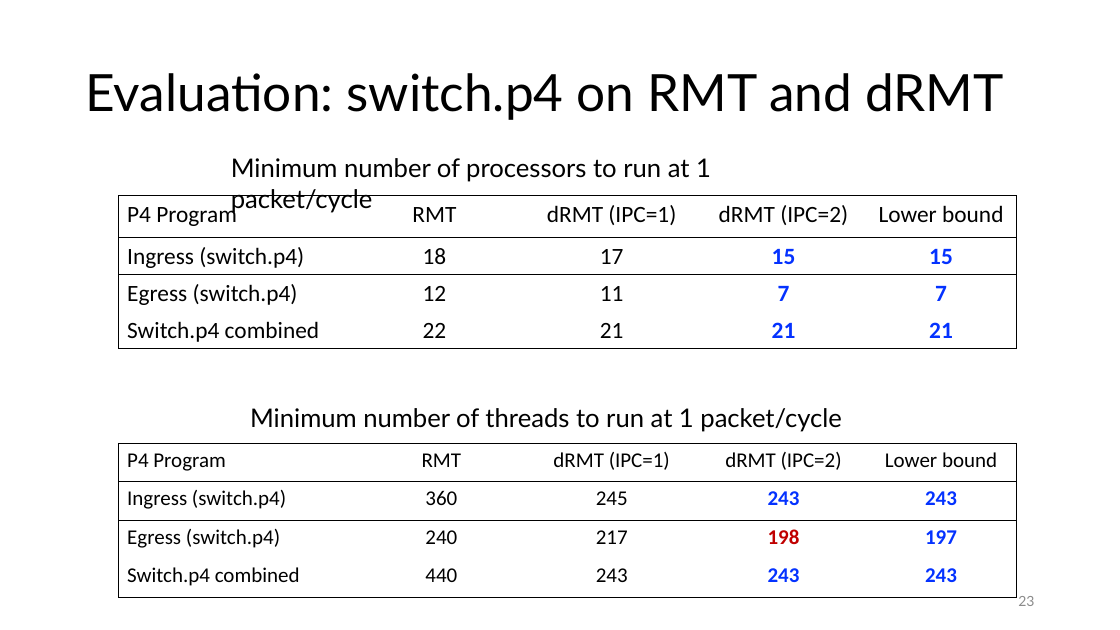
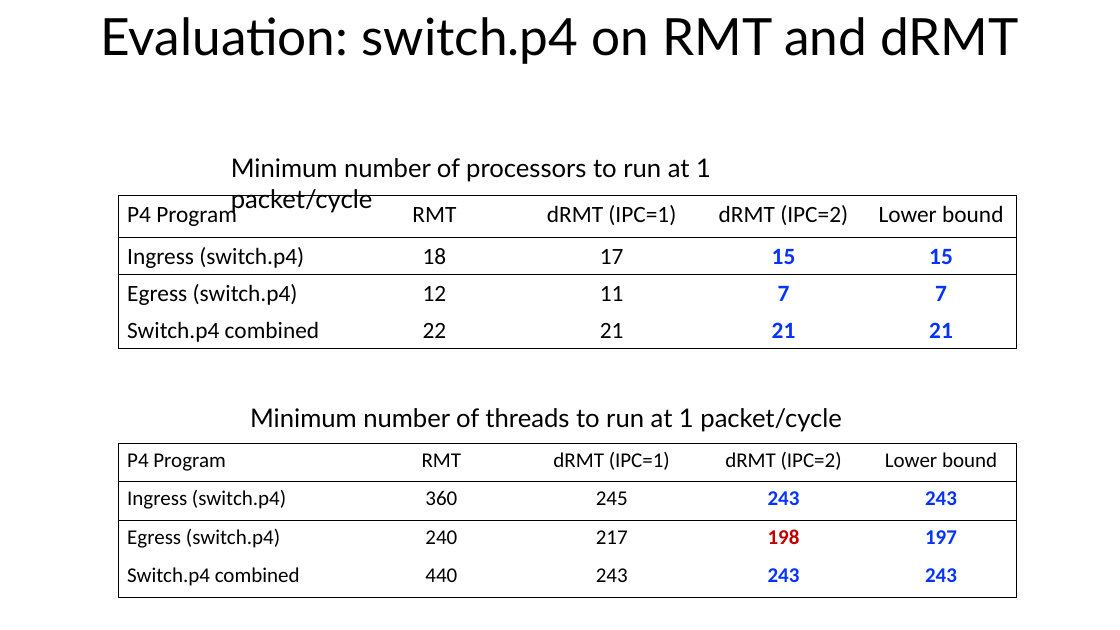
Before and after one commit to anirudhSK/drmt_talk, a slide deck: slide 22 of drmt_sigcomm.pptx (slide 23 before the commit). Drawn at 1120x630 pixels with LibreOffice and Linux fonts; fonts in the diff are those of the drawing. Boxes give left, top, right and bottom in pixels: in the first picture for what was removed or moved away, otherwise in the second. Text is boxed around its words. In the diff, an @@ line names an element or a change of style, - is before the commit and + after.

```diff
--- a/drmt_sigcomm.pptx
+++ b/drmt_sigcomm.pptx
@@ title "Evaluation: switch.p4 on RMT and ...": place and size @@
-title "Evaluation: switch.p4 on RMT and ..." at (85,73,1003,120)
+title "Evaluation: switch.p4 on RMT and ..." at (100,17,1018,64)
@@ title "Evaluation: switch.p4 on RMT and ..." at (100,17,1018,64): alignment left to centre @@
@@ page number removed at (1018,596,1034,606) @@
-23
```
Also in this commit, not shown: 34 other slides changed, 1 slide added, 2 slides removed.
